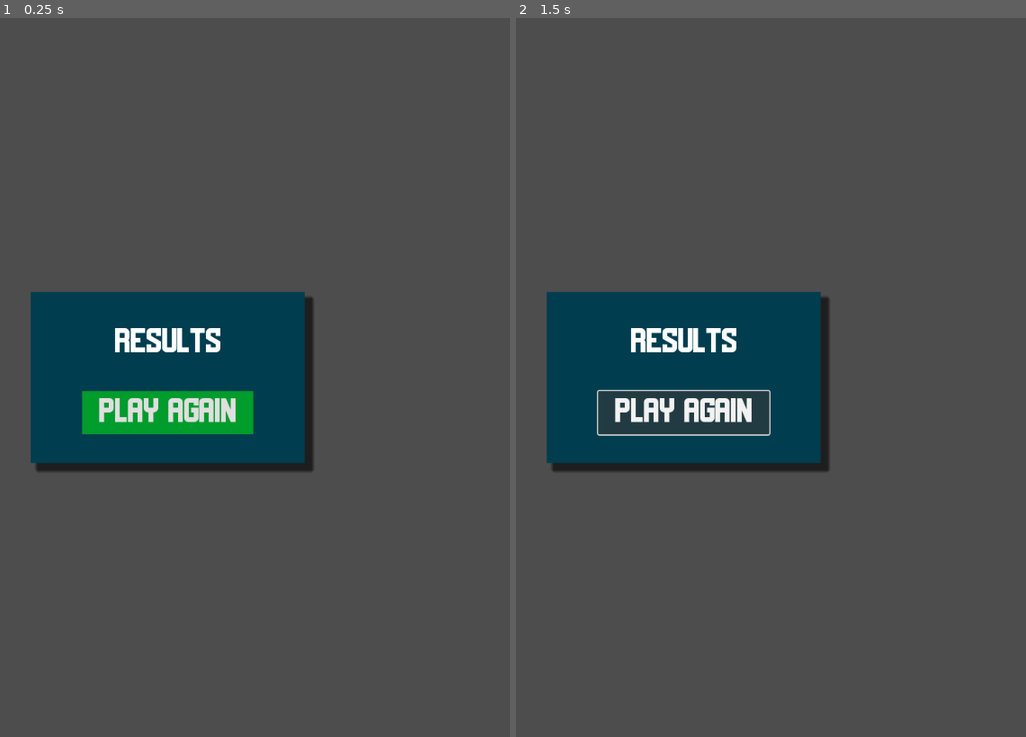
Above: before the commit, frames 1-2 (left to right).
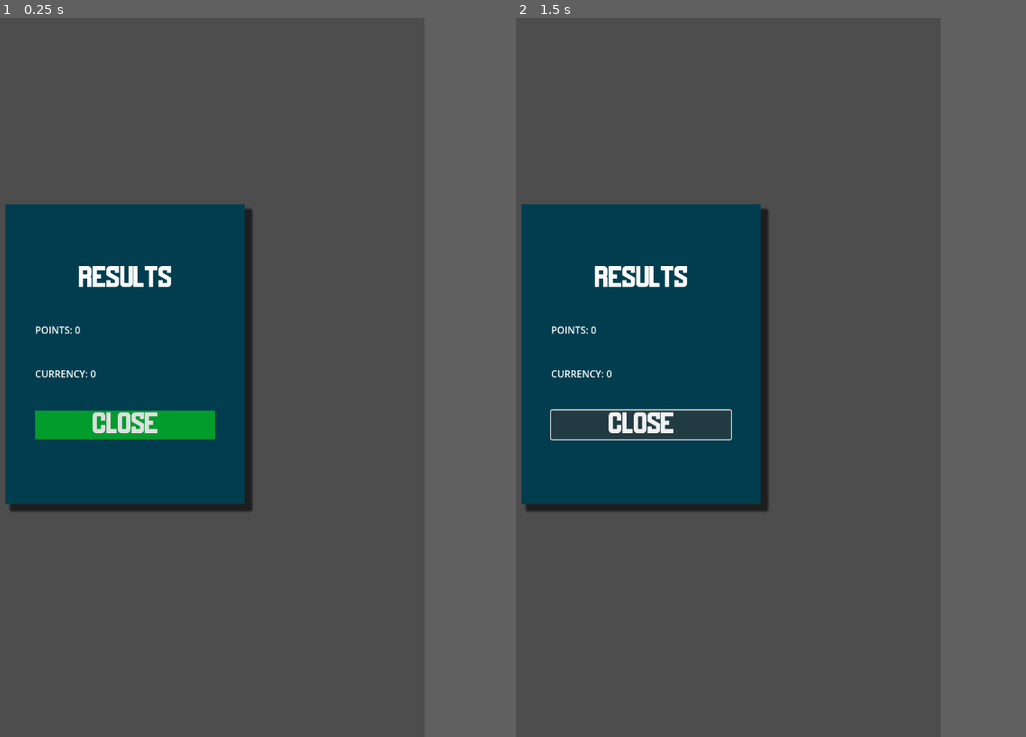
Above: after the commit, the same moments.

Repository: HerndonC/snake_game
Game: Godot game, scene res://singleton/game_over_menu.tscn
Same seed, same stepped clock (60 frames per second), same inputs: the game is played once before the commit and once after it. After the commit the project has no main scene; this scene is started directly in both runs.
Inputs:
- Up to frame 1 (0.25 s): no input
- Up to frame 2 (1.5 s): click "PLAY AGAIN" (after the commit: "CLOSE") at 0.5 s; click "PLAY AGAIN" (after the commit: "CLOSE") at 1.25 s
In our replay, the window is 761x800 before the commit and 666x800 after it. These sizes can differ from the game's own. Grey fills any space a smaller window leaves; there, only what the larger window draws over its background counts as a difference.

The runs differ from the first frame. In frame 1, 16% of the frame differs, in the area x 1-62%, y 25-69%; in frame 2, 16%.

Commit message:
Added an upgrade_menu scene, upgrade_button scene, game_controller_bar scene, and made lots of edits

Diff:
--- a/level 1/hud.tscn
+++ /dev/null
@@ -1,31 +0,0 @@
-[gd_scene load_steps=3 format=3 uid="uid://ujiwr3vh4tto"]
-
-[ext_resource type="FontFile" uid="uid://r5ttqaxnuvgk" path="res://assets/MaldiniBold.ttf" id="1_qd4q5"]
-
-[sub_resource type="StyleBoxFlat" id="StyleBoxFlat_03v85"]
-bg_color = Color(0.105155, 0.55425, 0.869341, 1)
-
-[node name="Hud" type="CanvasLayer"]
-
-[node name="ScorePanel" type="Panel" parent="."]
-offset_right = 1000.0
-offset_bottom = 50.0
-theme_override_styles/panel = SubResource("StyleBoxFlat_03v85")
-
-[node name="ScoreLabel" type="Label" parent="."]
-anchors_preset = 5
-anchor_left = 0.5
-anchor_right = 0.5
-offset_left = -69.5
-offset_right = 63.5
-offset_bottom = 58.0
-grow_horizontal = 2
-size_flags_horizontal = 4
-size_flags_vertical = 0
-theme_override_colors/font_color = Color(1, 1, 1, 1)
-theme_override_colors/font_shadow_color = Color(0, 0, 0, 1)
-theme_override_fonts/font = ExtResource("1_qd4q5")
-theme_override_font_sizes/font_size = 40
-text = "SCORE: 0"
-horizontal_alignment = 1
-vertical_alignment = 1
--- a/level 1/main.gd
+++ /dev/null
@@ -1,146 +0,0 @@
-extends Node
-
-@export var snake_scene : PackedScene
-
-#game variables
-var score : int
-var game_started : bool = false
-
-#grid variables
-var cells : int = 20
-var cell_size : int = 50
-
-#food variables
-var food_pos : Vector2
-var regen_food : bool = true
-
-#snake variables
-var old_data : Array
-var snake_data : Array
-var snake : Array
-var starting_snake_size = 1
-
-#movement variables
-var start_pos = Vector2(9, 9)
-var up = Vector2(0, -1)
-var down = Vector2(0, 1)
-var left = Vector2(-1, 0)
-var right = Vector2(1, 0)
-var move_direction : Vector2
-var can_move : bool
-var move_speed = .5
-
-
-# Called when the node enters the scene tree for the first time.
-func _ready() -> void:
-	new_game()
-
-func new_game():
-	get_tree().paused = false
-	get_tree().call_group("segments", "queue_free")
-	$GameOverMenu.hide()
-	score = 0
-	$Hud.get_node("ScoreLabel").text = "SCORE: " + str(score)
-	move_direction = up
-	can_move = true
-	generate_snake()
-	move_food()
-
-func generate_snake():
-	old_data.clear()
-	snake_data.clear()
-	snake.clear()
-	#starting in the start_pos, create tail segments vertically down
-	for i in range(starting_snake_size):
-		add_segment(start_pos + Vector2(0,i))
-
-func add_segment(pos):
-	snake_data.append(pos)
-	var SnakeSegment = snake_scene.instantiate()
-	SnakeSegment.position = (pos * cell_size) + Vector2(0, cell_size)
-	add_child(SnakeSegment)
-	snake.append(SnakeSegment)
-
-# Called every frame. 'delta' is the elapsed time since the previous frame.
-func _process(delta: float) -> void:
-	move_snake()
-
-func move_snake():
-	if can_move:
-		#Update movement from keypress
-		if Input.is_action_just_pressed("move_down") and move_direction != up:
-			move_direction = down
-			can_move = false
-			if not game_started:
-				start_game()
-		if Input.is_action_just_pressed("move_up") and move_direction != down:
-			move_direction = up
-			can_move = false
-			if not game_started:
-				start_game()
-		if Input.is_action_just_pressed("move_left") and move_direction != right:
-			move_direction = left
-			can_move = false
-			if not game_started:
-				start_game()
-		if Input.is_action_just_pressed("move_right") and move_direction != left:
-			move_direction = right
-			can_move = false
-			if not game_started:
-				start_game()
-
-func start_game():
-	game_started = true
-	$MoveTimer.start()
-
-
-func _on_move_timer_timeout() -> void:
-	pass # Replace with function body.
-	can_move = true
-	#use the snakes previous position to move the segment
-	old_data = [] + snake_data
-	snake_data[0] += move_direction
-	for i in range(len(snake_data)):
-		#move all segments along by one
-		if i > 0:
-			snake_data[i] = old_data[i - 1]
-		snake[i].position = (snake_data[i] * cell_size) + Vector2(0, cell_size)
-	check_out_of_bounds()
-	check_self_eaten()
-	check_food_eaten()
-
-func check_out_of_bounds():
-	if snake_data[0].x < 0 or snake_data[0].x > cells - 1 or snake_data[0].y < 0 or snake_data[0].y > cells - 1:
-		end_game()
-
-func check_self_eaten():
-	for i in range(1, len(snake_data)):
-		if snake_data[0] == snake_data[i]:
-			end_game()
-
-func check_food_eaten():
-	#if snake eats the food, add segment and move the food
-	if snake_data[0] == food_pos:
-		score += 1
-		$Hud.get_node("ScoreLabel").text =  "Score: " + str(score)
-		add_segment(old_data[-1])
-		move_food()
-
-func move_food():
-	while regen_food:
-		regen_food = false
-		food_pos = Vector2(randi_range(0, cells - 1), randi_range(0, cells - 1))
-		for i in snake_data:
-			if food_pos == i:
-				regen_food = true
-	$Food.position = (food_pos * cell_size) + Vector2(0, cell_size)
-	regen_food = true
-
-func end_game():
-	$GameOverMenu.show()
-	$MoveTimer.stop()
-	game_started = false
-	get_tree().paused = true
-
-func _on_game_over_menu_restart() -> void:
-	new_game()
--- a/level 1/main.tscn
+++ /dev/null
@@ -1,31 +0,0 @@
-[gd_scene load_steps=7 format=3 uid="uid://bslwqb0kf4t6s"]
-
-[ext_resource type="Script" path="res://level 1/main.gd" id="1_lu014"]
-[ext_resource type="PackedScene" uid="uid://cwbyjux1cdyr4" path="res://singleton/snake_segment.tscn" id="2_nwakd"]
-[ext_resource type="Texture2D" uid="uid://bj2ambwei5ogi" path="res://assets/bg.png" id="2_rj3fv"]
-[ext_resource type="PackedScene" uid="uid://ujiwr3vh4tto" path="res://level 1/hud.tscn" id="4_8kksx"]
-[ext_resource type="Texture2D" uid="uid://dxyvfago0gd5f" path="res://assets/apple.png" id="5_epb7t"]
-[ext_resource type="PackedScene" uid="uid://qft2ftv8xdjm" path="res://singleton/game_over_menu.tscn" id="6_241s1"]
-
-[node name="Main" type="Node"]
-script = ExtResource("1_lu014")
-snake_scene = ExtResource("2_nwakd")
-
-[node name="Sprite2D" type="Sprite2D" parent="."]
-position = Vector2(500, 550)
-texture = ExtResource("2_rj3fv")
-
-[node name="Hud" parent="." instance=ExtResource("4_8kksx")]
-
-[node name="MoveTimer" type="Timer" parent="."]
-wait_time = 0.1
-
-[node name="Food" type="Sprite2D" parent="."]
-texture = ExtResource("5_epb7t")
-offset = Vector2(25, 25)
-
-[node name="GameOverMenu" parent="." instance=ExtResource("6_241s1")]
-process_mode = 2
-
-[connection signal="timeout" from="MoveTimer" to="." method="_on_move_timer_timeout"]
-[connection signal="restart" from="GameOverMenu" to="." method="_on_game_over_menu_restart"]
--- a/level 1/upgrade_menu.tscn
+++ /dev/null
@@ -1,3 +0,0 @@
-[gd_scene format=3 uid="uid://b8nskjs3ui8jf"]
-
-[node name="upgrade_menu" type="CanvasLayer"]
--- a/project.godot
+++ b/project.godot
@@ -11,14 +11,14 @@
 [application]
 
 config/name="snake_game"
-run/main_scene="res://level 1/main.tscn"
+run/main_scene="res://over world/WurmGame/Desert/main.tscn"
 config/features=PackedStringArray("4.3", "Mobile")
 config/icon="res://icon.svg"
 
 [display]
 
 window/size/viewport_width=1000
-window/size/viewport_height=1050
+window/size/viewport_height=1200
 
 [input]
 
--- a/singleton/game_over_menu.tscn
+++ b/singleton/game_over_menu.tscn
@@ -24,40 +24,50 @@
 anchor_right = 0.5
 anchor_bottom = 0.5
 offset_left = -200.0
-offset_top = -125.0
+offset_top = -289.0
 offset_right = 200.0
-offset_bottom = 125.0
+offset_bottom = 211.0
 grow_horizontal = 2
 grow_vertical = 2
 theme_override_styles/panel = SubResource("StyleBoxFlat_iat8h")
 
-[node name="ResultsLabel" type="Label" parent="."]
+[node name="VBoxContainer" type="VBoxContainer" parent="GameOverPanel"]
+layout_mode = 1
 anchors_preset = 8
 anchor_left = 0.5
 anchor_top = 0.5
 anchor_right = 0.5
 anchor_bottom = 0.5
-offset_left = -133.5
-offset_top = -86.0
-offset_right = 133.5
-offset_bottom = -16.0
+offset_left = -150.0
+offset_top = -150.0
+offset_right = 150.0
+offset_bottom = 150.0
 grow_horizontal = 2
 grow_vertical = 2
+theme_override_constants/separation = 50
+
+[node name="ResultsLabel" type="Label" parent="GameOverPanel/VBoxContainer"]
+layout_mode = 2
 theme_override_fonts/font = ExtResource("1_klggt")
 theme_override_font_sizes/font_size = 50
 text = "RESULTS"
 horizontal_alignment = 1
 vertical_alignment = 1
 
-[node name="RestartButton" type="Button" parent="."]
-offset_left = 375.0
-offset_top = 545.0
-offset_right = 625.0
-offset_bottom = 608.0
+[node name="Points" type="Label" parent="GameOverPanel/VBoxContainer"]
+layout_mode = 2
+text = "POINTS: 0"
+
+[node name="Currency" type="Label" parent="GameOverPanel/VBoxContainer"]
+layout_mode = 2
+text = "CURRENCY: 0"
+
+[node name="CloseButton" type="Button" parent="GameOverPanel/VBoxContainer"]
+layout_mode = 2
 theme_override_fonts/font = ExtResource("1_klggt")
 theme_override_font_sizes/font_size = 50
 theme_override_styles/pressed = SubResource("StyleBoxFlat_tr36u")
 theme_override_styles/normal = SubResource("StyleBoxFlat_jm2tg")
-text = "PLAY AGAIN"
+text = "CLOSE"
 
-[connection signal="pressed" from="RestartButton" to="." method="_on_restart_button_pressed"]
+[connection signal="pressed" from="GameOverPanel/VBoxContainer/CloseButton" to="." method="_on_restart_button_pressed"]
